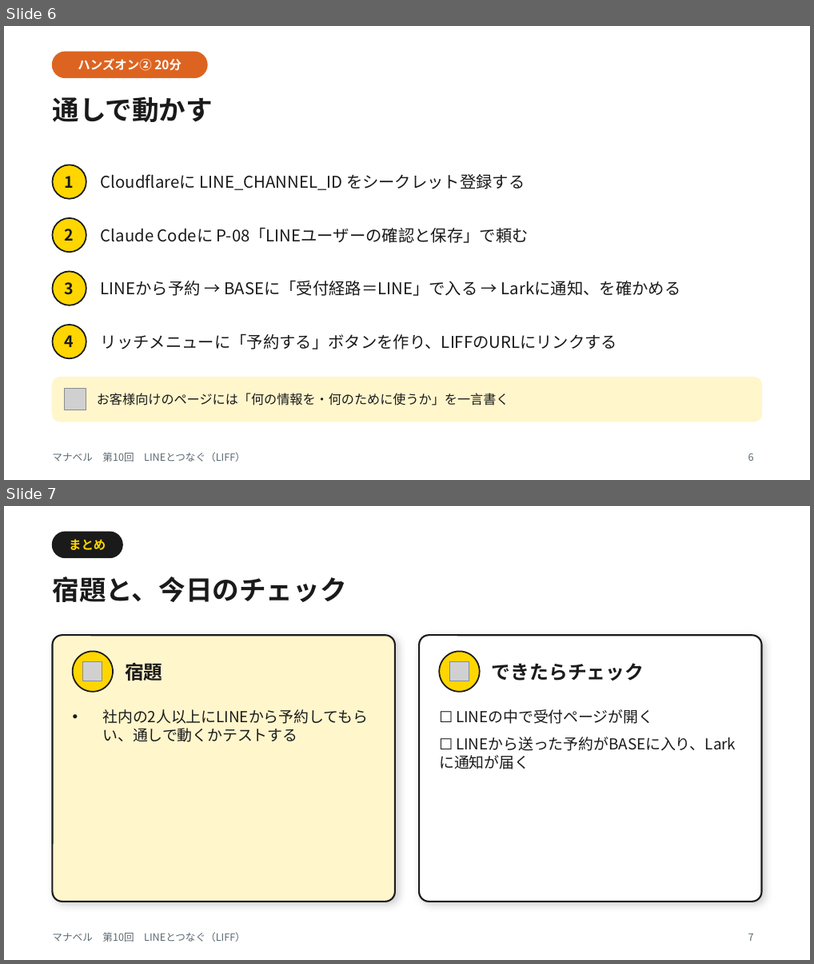
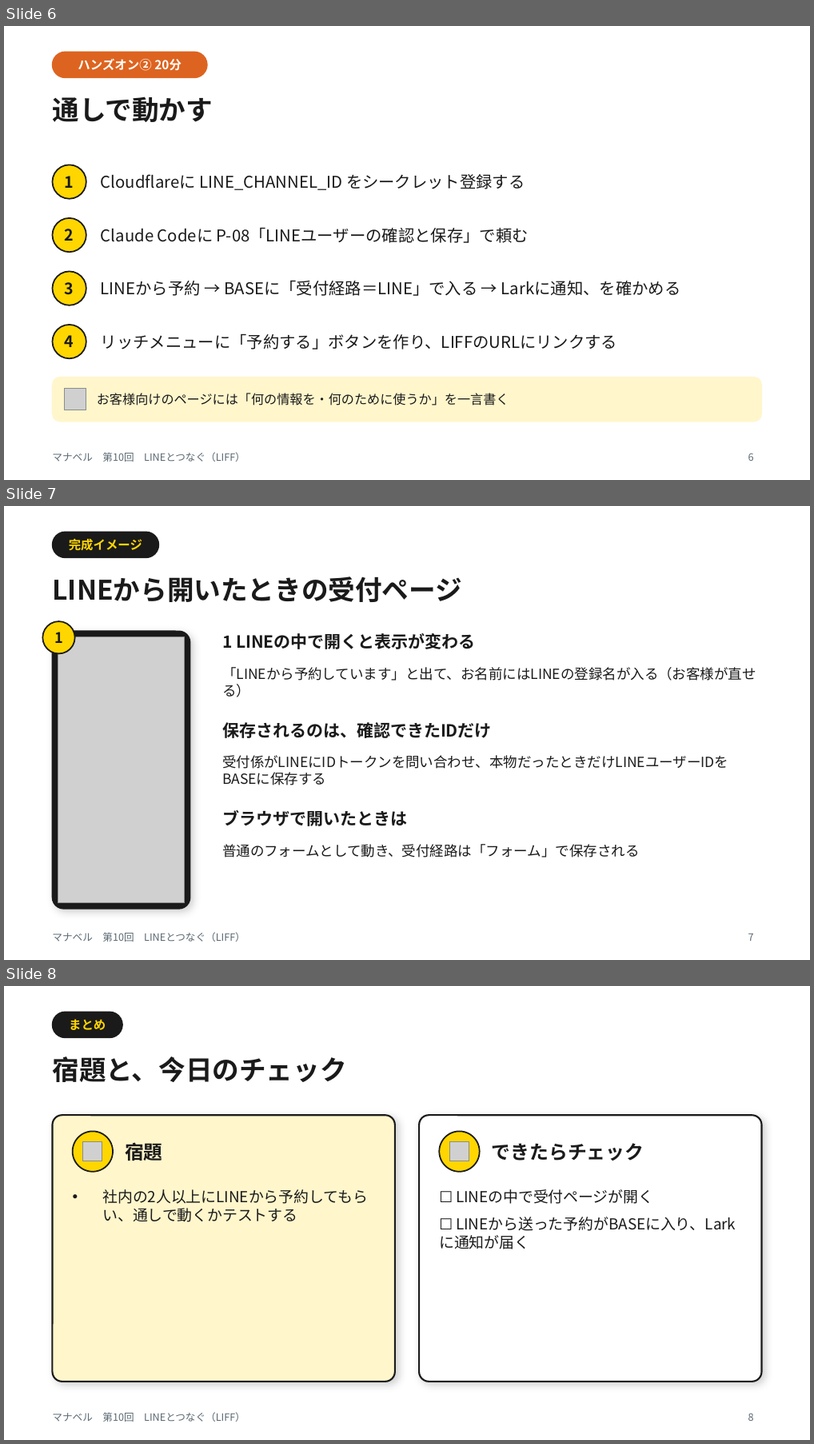
Before and after one commit to OfficePlata/33yell, a slide deck: manaberu/slides/manaberu-10-line-liff.pptx. Shown one above the other, each under a label of ours: slides 6 and 7 before the commit, slides 6, 7 and 8 after it. The pictures are 814x964 and 814x1444 pixels, drawn with LibreOffice and Linux fonts; fonts in the diff are those of the drawing; grey boxes stand for pictures. Boxes give left, top, right and bottom in pixels: in the first picture for what was removed or moved away, otherwise in the second. Text is boxed around its words. In the diff, an @@ line names an element or a change of style, - is before the commit and + after.

```diff
--- a/manaberu/slides/manaberu-10-line-liff.pptx
+++ b/manaberu/slides/manaberu-10-line-liff.pptx
@@ slide 7 added at <box>4,506,810,960</box>, background #FFFFFF; not listed: 1 template element that a slide beside it also shows @@
@@ rounded rectangle added at <box>52,532,159,558</box>, fill #1A1A1A, outline #1A1A1A 1 pt @@
@@ text added at <box>69,539,142,551</box>, 11 pt, text #FFD600, bold @@
+完成イメージ
@@ title added at <box>52,576,462,602</box>, 24 pt, text #1A1A1A, bold @@
+LINEから開いたときの受付ページ
@@ ellipse added at <box>42,621,75,653</box>, fill #FFD600, outline #1A1A1A 1.25 pt @@
@@ rounded rectangle added at <box>52,631,190,908</box>, fill #1A1A1A, outline #1A1A1A 1 pt @@
@@ text added at <box>54,632,63,643</box>, 13 pt, text #1A1A1A, bold @@
+1
@@ picture added at <box>58,636,185,903</box> @@
@@ text added at <box>222,633,476,649</box>, 15 pt, text #1A1A1A, bold @@
+1 LINEの中で開くと表示が変わる
@@ text added at <box>222,667,757,697</box>, 12.5 pt, text #1A1A1A @@
+「LINEから予約しています」と出て、お名前にはLINEの登録名が入る（お客様が直せる）
@@ text added at <box>222,722,492,738</box>, 15 pt, text #1A1A1A, bold @@
+保存されるのは、確認できたIDだけ
@@ text added at <box>222,755,729,768</box>, 12.5 pt, text #1A1A1A @@
+受付係がLINEにIDトークンを問い合わせ、本物だったときだけLINEユーザーIDをBASEに保存する
@@ text added at <box>222,810,407,826</box>, 15 pt, text #1A1A1A, bold @@
+ブラウザで開いたときは
@@ text added at <box>222,844,639,857</box>, 12.5 pt, text #1A1A1A @@
+普通のフォームとして動き、受付経路は「フォーム」で保存される
@@ page number added at <box>749,932,754,940</box>, 9 pt, text #5A6872 @@
+7
@@ what was slide 7 is now slide 8 @@
@@ page number at <box>749,1412,754,1420</box>: text changed @@
-7
+8
```
Also in this commit, not shown: 18 other files.
